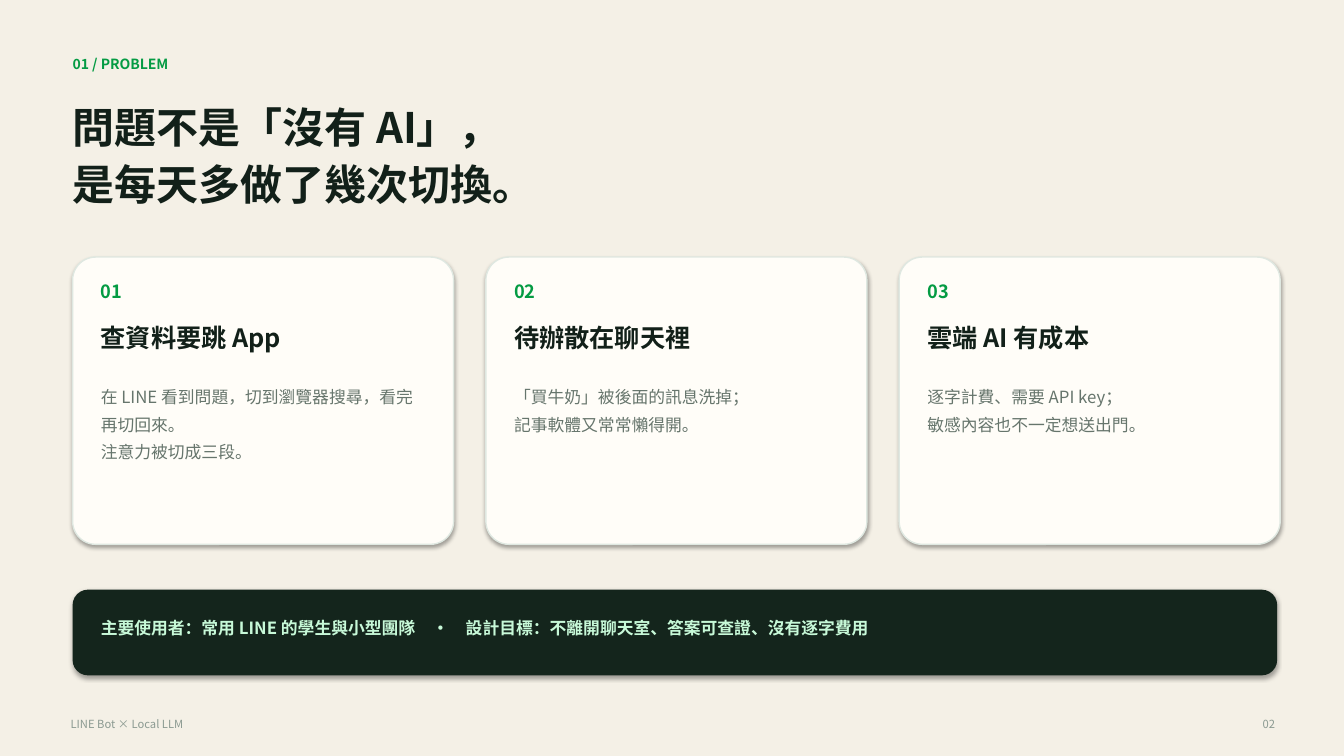
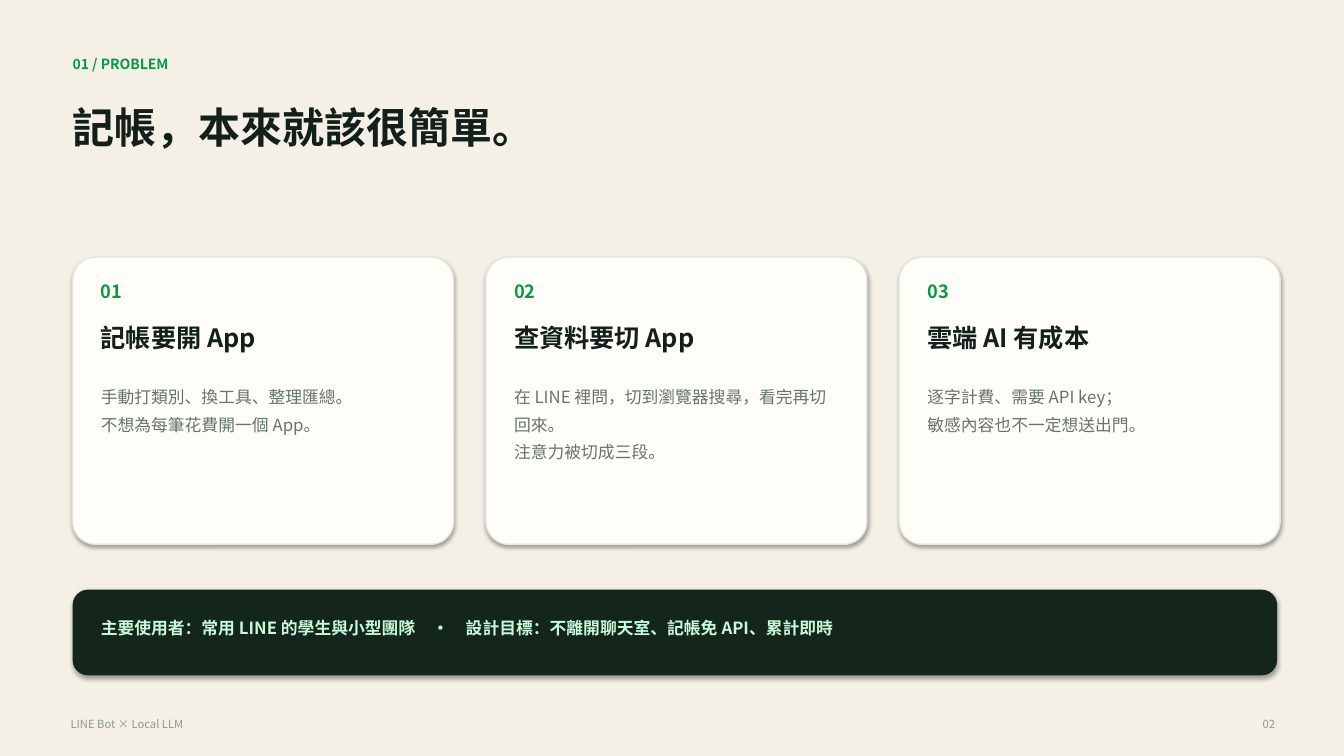
Before and after one commit to 411512015-jpg/line-bot-ollama, a slide deck: slide 2 of docs/期中展示.pptx. Drawn at 1344x756 pixels with LibreOffice and Linux fonts; fonts in the diff are those of the drawing. Boxes give left, top, right and bottom in pixels: in the first picture for what was removed or moved away, otherwise in the second. Text is boxed around its words. In the diff, an @@ line names an element or a change of style, - is before the commit and + after.

Commit message:
Switch project theme to LINE local AI expense tracker
- relay_server: parse_expense, append/read expenses, expense_summary, /demo/expenses
- Code.gs: route expense messages (e.g. 咖啡 45 元) to local relay
- demo UI: expense chat flow with today/monthly totals
- docs: report, summary, slides, scripts, screenshots updated to expense theme
- tests: add 17-test suite covering expense parsing and demo APIs

```diff
--- a/docs/期中展示.pptx
+++ b/docs/期中展示.pptx
@@ text at (73, 107, 535, 149): text changed @@
-問題不是「沒有 AI」，
-是每天多做了幾次切換。
+記帳，本來就該很簡單。
@@ text at (101, 325, 256, 353): text changed @@
-查資料要跳 App
+記帳要開 App
@@ text at (514, 325, 695, 353): text changed @@
-待辦散在聊天裡
+查資料要切 App
@@ text at (101, 389, 353, 435): text changed @@
-在 LINE 看到問題，切到瀏覽器搜尋，看完再切回來。
-注意力被切成三段。
+手動打類別、換工具、整理匯總。
+不想為每筆花費開一個 App。
@@ text at (514, 389, 826, 459): text changed @@
-「買牛奶」被後面的訊息洗掉；
-記事軟體又常常懶得開。
+在 LINE 裡問，切到瀏覽器搜尋，看完再切回來。
+注意力被切成三段。
@@ text at (101, 619, 833, 636): text changed @@
-主要使用者：常用 LINE 的學生與小型團隊 · 設計目標：不離開聊天室、答案可查證、沒有逐字費用
+主要使用者：常用 LINE 的學生與小型團隊 · 設計目標：不離開聊天室、記帳免 API、累計即時
```
Also in this commit, not shown: 4 other slides changed, 23 other files.
